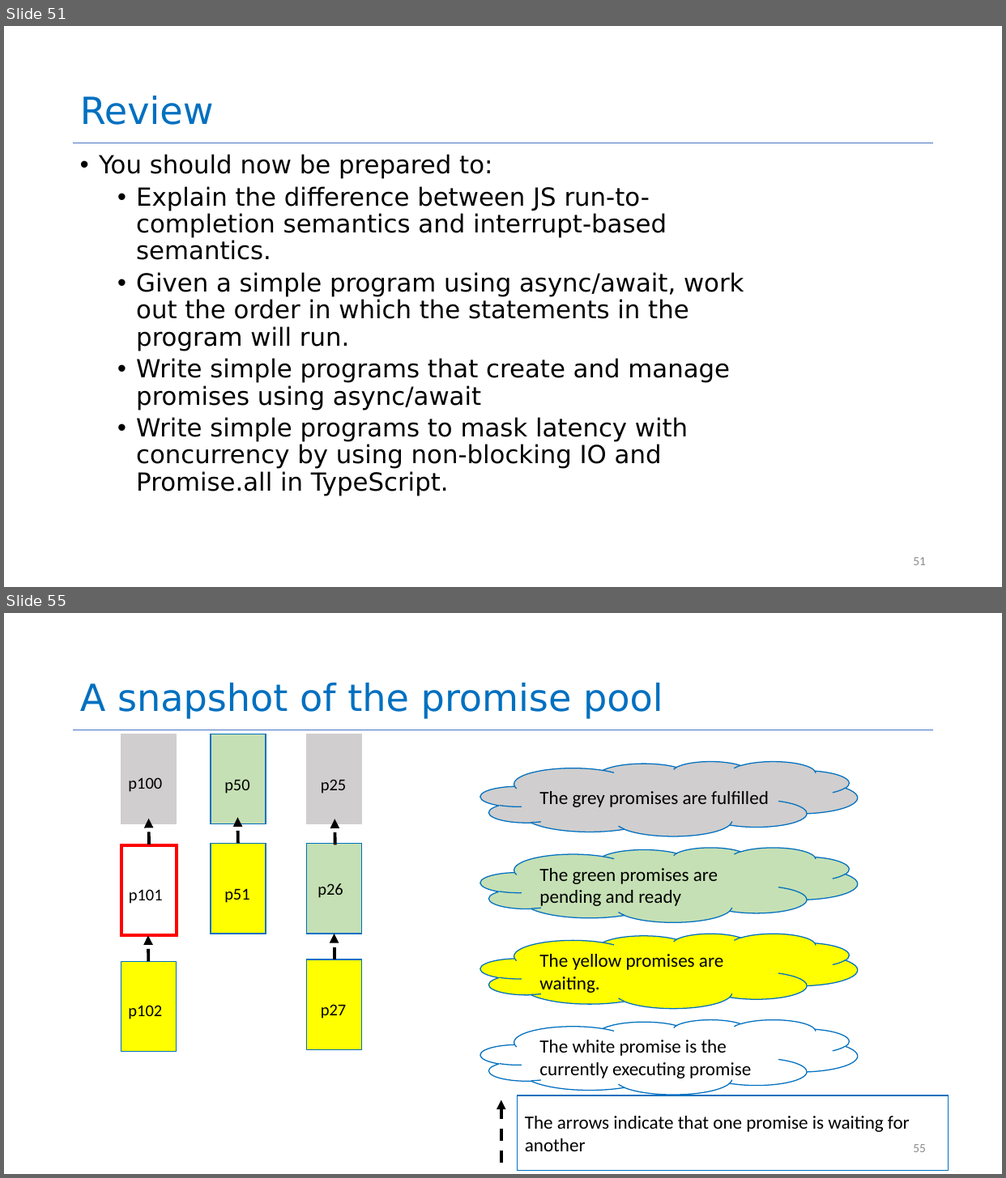
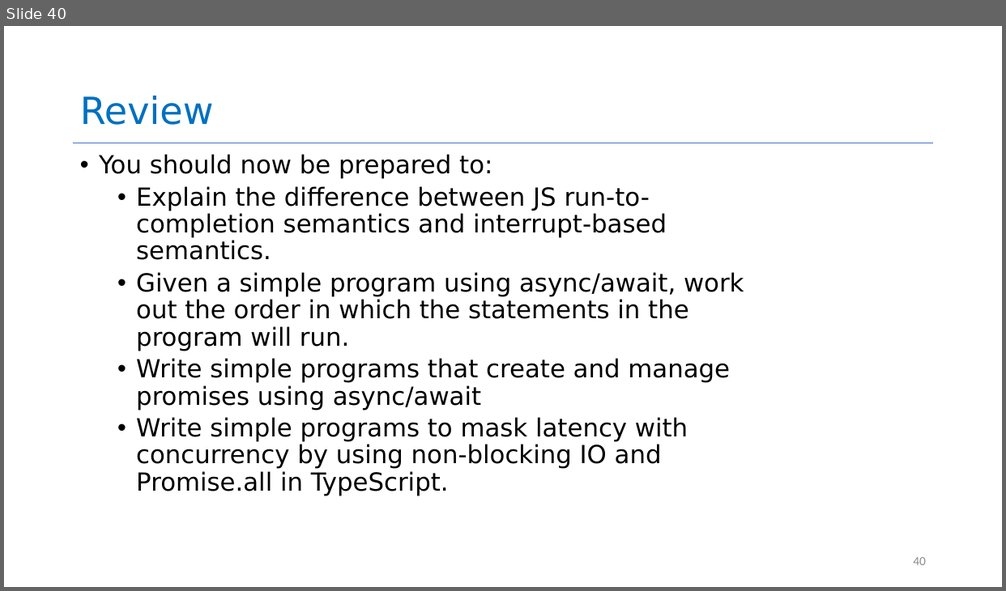
Before and after one commit to yashburshe/CS4530-Fall-2025, a slide deck: Slides/Module 06 Concurrency Patterns in Typescript.pptx. Shown one above the other, each under a label of ours: slides 51 and 55 before the commit, slide 40 after it; the slides between them are not shown. The pictures are 1006x1178 and 1006x591 pixels, drawn with LibreOffice and Linux fonts; fonts in the diff are those of the drawing. Boxes give left, top, right and bottom in pixels: in the first picture for what was removed or moved away, otherwise in the second. Text is boxed around its words. In the diff, an @@ line names an element or a change of style, - is before the commit and + after.

```diff
--- a/Slides/Module 06 Concurrency Patterns in Typescript.pptx
+++ b/Slides/Module 06 Concurrency Patterns in Typescript.pptx
@@ slide 55 removed at <box>4,613,1002,1174</box>, background #FFFFFF; not listed: 1 template element that a slide beside it also shows @@
@@ title removed at <box>80,683,663,719</box> @@
-A snapshot of the promise pool
@@ arrow removed from (149, 845) to (148, 819) @@
@@ arrow removed from (238, 844) to (237, 817) @@
@@ arrow removed from (335, 845) to (335, 819) @@
@@ group removed at <box>121,735,362,1052</box>: 8 rectangles, 2 arrows @@
-p101
-p51
-p27
-p26
-p25
-p50
-p100
-p102
@@ group removed at <box>481,761,859,1095</box>: 4 clouds @@
-The grey promises are fulfilled
-The green promises are pending and ready
-The yellow promises are waiting.
-The white promise is the currently executing promise
@@ rectangle removed at <box>518,1096,948,1171</box> @@
-The arrows indicate that one promise is waiting for another
@@ arrow removed from (501, 1163) to (501, 1101) @@
@@ page number removed at <box>913,1144,926,1152</box> @@
-55
@@ what was slide 51 is now slide 40 @@
@@ page number at <box>913,557,926,565</box>: text changed @@
-51
+40
```
Also in this commit, not shown: 10 slides changed, 1 slide added, 22 other slides removed.
